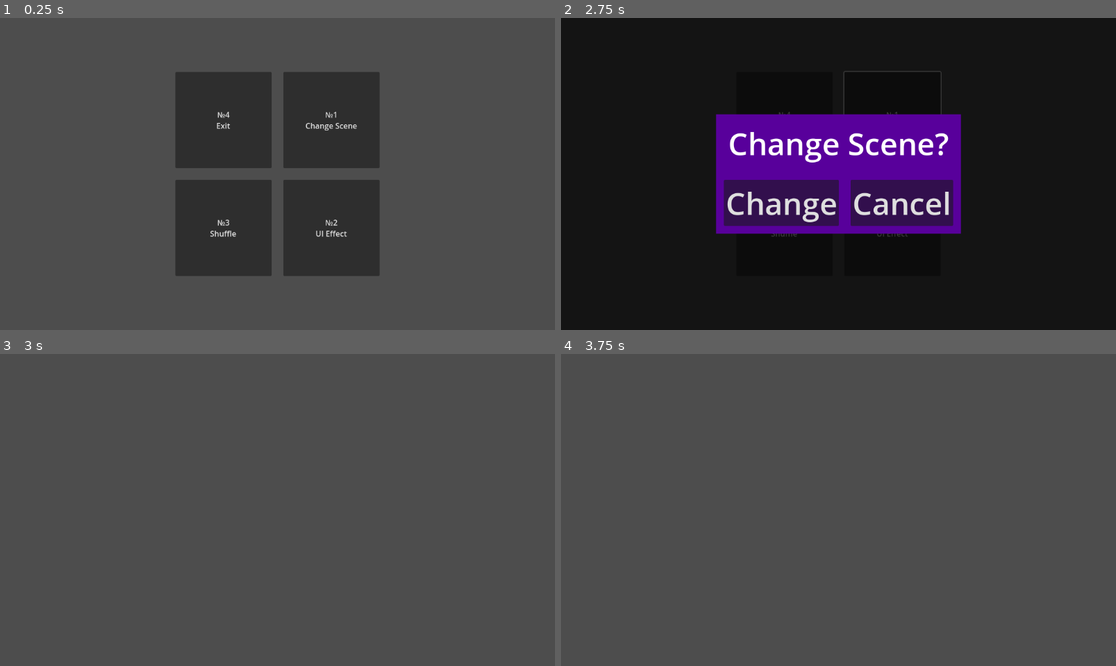
Above: before the commit, frames 1-4 (two rows, left to right).
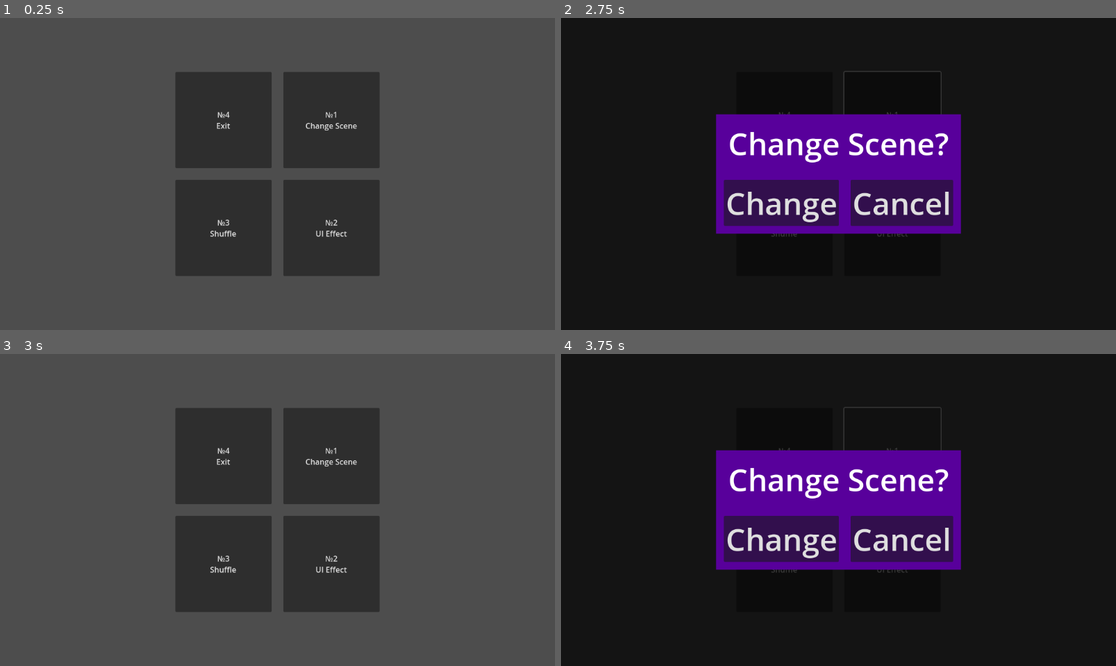
Above: after the commit, the same moments.

Repository: ash4rk/sphere-around-the-campfire
Game: Godot game, scene res://main.tscn
Two runs of this game, one before a commit and one after it. Both use one fixed random seed, a clock stepped at 60 frames per second and the inputs below.
Inputs (mouse positions are in pixels of both pictures, inside the frame that each line leads up to):
- Up to frame 1 (0.25 s): no input
- Up to frame 2 (2.75 s): click "№1 Change Scene" at 0.5 s; click "№3 Shuffle" at 1.25 s; click "№2 UI Effect" at 2 s
- Up to frame 3 (3 s): click "Change" at 2.75 s
- Up to frame 4 (3.75 s): click (894, 456) at 3.5 s, where only the run after the commit has a clickable "№1 Change Scene"

Frames 1-2 are identical in both runs. In frame 3, 21% of the frame differs, in the area x 31-69%, y 17-83%; in frame 4, 100%, in the area x 0-100%, y 0-100%.

Commit message:
FEAT: Implement fire

Diff:
--- a/main.tscn
+++ b/main.tscn
@@ -1,8 +1,9 @@
-[gd_scene load_steps=4 format=3 uid="uid://bn8flcsoje6e6"]
+[gd_scene load_steps=5 format=3 uid="uid://bn8flcsoje6e6"]
 
 [ext_resource type="Script" path="res://scenes/exit_button.gd" id="1_wtym7"]
 [ext_resource type="Script" path="res://scenes/shuffle_button.gd" id="2_677ww"]
 [ext_resource type="Script" path="res://scenes/change_scene_button.gd" id="2_iaymu"]
+[ext_resource type="PackedScene" uid="uid://xpv8t4jmwsdu" path="res://scenes/sphere_and_fire.tscn" id="3_ei0tb"]
 
 [node name="Menu" type="Control"]
 layout_mode = 3
@@ -42,6 +43,7 @@
 text = "№1
 Change Scene"
 script = ExtResource("2_iaymu")
+SCENE_TO_CHANGE = ExtResource("3_ei0tb")
 
 [node name="ShuffleButton" type="Button" parent="GridContainer"]
 custom_minimum_size = Vector2(200, 200)
--- /dev/null
+++ b/scenes/fire.tscn
@@ -0,0 +1,162 @@
+[gd_scene load_steps=21 format=3 uid="uid://dwvwl8uyu18am"]
+
+[ext_resource type="Texture2D" uid="uid://cuh6gsaxmrulx" path="res://assets/fire_1.png" id="1_m1rkb"]
+[ext_resource type="Texture2D" uid="uid://kjkouxjwpabj" path="res://assets/smoke_5.png" id="2_svbbl"]
+[ext_resource type="Texture2D" uid="uid://mwk2ky30sixw" path="res://assets/spark.png" id="3_yvpyw"]
+
+[sub_resource type="StandardMaterial3D" id="StandardMaterial3D_sguu4"]
+blend_mode = 1
+shading_mode = 0
+vertex_color_use_as_albedo = true
+albedo_texture = ExtResource("1_m1rkb")
+billboard_mode = 3
+billboard_keep_scale = true
+particles_anim_h_frames = 1
+particles_anim_v_frames = 1
+particles_anim_loop = false
+proximity_fade_enabled = true
+
+[sub_resource type="Gradient" id="Gradient_0428l"]
+interpolation_mode = 2
+offsets = PackedFloat32Array(0, 0.219149, 0.240426, 0.708511, 0.802128, 1)
+colors = PackedColorArray(1, 1, 1, 0, 0.766244, 0.256638, 0.177712, 1, 0.807843, 0.0666667, 1, 1, 0.671041, 0.0912485, 0.976397, 1.00092, 0.113095, 0.370472, 0.586111, 0.886905, 1, 1, 1, 0)
+
+[sub_resource type="GradientTexture1D" id="GradientTexture1D_vg57e"]
+gradient = SubResource("Gradient_0428l")
+
+[sub_resource type="Curve" id="Curve_vr3dq"]
+_data = [Vector2(0.00299402, 0), 0.0, 0.0, 0, 0, Vector2(0.283433, 1), 0.0, 0.0, 0, 0, Vector2(0.658683, 0.954545), -1.2525, -1.2525, 0, 0, Vector2(1, 0), 0.0, 0.0, 0, 0]
+point_count = 4
+
+[sub_resource type="CurveTexture" id="CurveTexture_mk7in"]
+curve = SubResource("Curve_vr3dq")
+
+[sub_resource type="ParticleProcessMaterial" id="ParticleProcessMaterial_8x6b2"]
+direction = Vector3(0, 1, 0)
+gravity = Vector3(0, 6, 0)
+angular_velocity_min = -360.0
+angular_velocity_max = 360.0
+angle_min = -360.0
+angle_max = 360.0
+scale_curve = SubResource("CurveTexture_mk7in")
+color = Color(1, 2, 4, 1)
+color_ramp = SubResource("GradientTexture1D_vg57e")
+turbulence_enabled = true
+turbulence_noise_scale = 0.27
+turbulence_noise_speed = Vector3(1, 0, 1)
+turbulence_influence_min = 0.02
+turbulence_influence_max = 0.06
+
+[sub_resource type="QuadMesh" id="QuadMesh_lfba8"]
+
+[sub_resource type="StandardMaterial3D" id="StandardMaterial3D_4p0xt"]
+blend_mode = 1
+shading_mode = 0
+vertex_color_use_as_albedo = true
+albedo_texture = ExtResource("2_svbbl")
+billboard_mode = 3
+billboard_keep_scale = true
+particles_anim_h_frames = 1
+particles_anim_v_frames = 1
+particles_anim_loop = false
+proximity_fade_enabled = true
+
+[sub_resource type="Gradient" id="Gradient_xhd37"]
+interpolation_mode = 2
+offsets = PackedFloat32Array(0, 0.219149, 0.293617, 0.570213, 0.802128, 1)
+colors = PackedColorArray(1, 1, 1, 0, 0.766244, 0.256638, 0.177712, 1, 0.426054, 0.333764, 0.323813, 1, 0.671041, 0.0912485, 0.976397, 1.00092, 0.113095, 0.370472, 0.586111, 0.886905, 1, 1, 1, 0)
+
+[sub_resource type="GradientTexture1D" id="GradientTexture1D_kvrcc"]
+gradient = SubResource("Gradient_xhd37")
+
+[sub_resource type="Curve" id="Curve_hlx4o"]
+_data = [Vector2(0.00299402, 0), 0.0, 0.0, 0, 0, Vector2(0.283433, 1), 0.0, 0.0, 0, 0, Vector2(0.658683, 0.954545), -1.2525, -1.2525, 0, 0, Vector2(1, 0), 0.0, 0.0, 0, 0]
+point_count = 4
+
+[sub_resource type="CurveTexture" id="CurveTexture_exn5k"]
+curve = SubResource("Curve_hlx4o")
+
+[sub_resource type="ParticleProcessMaterial" id="ParticleProcessMaterial_osrmy"]
+emission_shape = 1
+emission_sphere_radius = 0.7
+direction = Vector3(0, 1, 0)
+gravity = Vector3(1, 6, 1)
+angular_velocity_min = -360.0
+angular_velocity_max = 360.0
+angle_min = -360.0
+angle_max = 360.0
+scale_curve = SubResource("CurveTexture_exn5k")
+color_ramp = SubResource("GradientTexture1D_kvrcc")
+turbulence_enabled = true
+turbulence_noise_scale = 0.27
+turbulence_noise_speed = Vector3(1, 0, 1)
+turbulence_influence_min = 0.02
+turbulence_influence_max = 0.06
+
+[sub_resource type="QuadMesh" id="QuadMesh_7yax6"]
+
+[sub_resource type="StandardMaterial3D" id="StandardMaterial3D_s35ex"]
+blend_mode = 1
+shading_mode = 0
+vertex_color_use_as_albedo = true
+albedo_texture = ExtResource("3_yvpyw")
+billboard_mode = 3
+billboard_keep_scale = true
+particles_anim_h_frames = 1
+particles_anim_v_frames = 1
+particles_anim_loop = false
+proximity_fade_enabled = true
+
+[sub_resource type="ParticleProcessMaterial" id="ParticleProcessMaterial_udh5u"]
+emission_shape = 1
+emission_sphere_radius = 0.5
+direction = Vector3(0, 1, 0)
+gravity = Vector3(0.1, 6, 0.1)
+angular_velocity_min = -360.0
+angular_velocity_max = 360.0
+angle_min = -360.0
+angle_max = 360.0
+scale_min = 0.1
+scale_max = 0.1
+scale_curve = SubResource("CurveTexture_mk7in")
+color = Color(3, 3, 6, 1)
+color_ramp = SubResource("GradientTexture1D_vg57e")
+turbulence_enabled = true
+turbulence_noise_scale = 0.27
+turbulence_noise_speed = Vector3(1, 0, 1)
+turbulence_influence_min = 0.02
+turbulence_influence_max = 0.06
+
+[sub_resource type="QuadMesh" id="QuadMesh_d2c5d"]
+
+[node name="Fire" type="Node3D"]
+
+[node name="BaseFire" type="GPUParticles3D" parent="."]
+material_override = SubResource("StandardMaterial3D_sguu4")
+amount = 32
+fixed_fps = 60
+visibility_aabb = AABB(-0.579534, -2.90698, -0.782616, 1.15907, 5.81397, 1.56523)
+process_material = SubResource("ParticleProcessMaterial_8x6b2")
+draw_pass_1 = SubResource("QuadMesh_lfba8")
+
+[node name="Smoke" type="GPUParticles3D" parent="."]
+transform = Transform3D(1, 0, 0, 0, 1, 0, 0, 0, 1, 0, 0.585601, 0)
+material_override = SubResource("StandardMaterial3D_4p0xt")
+amount = 16
+fixed_fps = 60
+visibility_aabb = AABB(-0.579534, -3.094, -0.782616, 1.15907, 5.81397, 1.56523)
+process_material = SubResource("ParticleProcessMaterial_osrmy")
+draw_pass_1 = SubResource("QuadMesh_7yax6")
+
+[node name="Sparks" type="GPUParticles3D" parent="."]
+transform = Transform3D(1, 0, 0, 0, 1, 0, 0, 0, 1, 0.0110362, 0.413302, -0.00324821)
+material_override = SubResource("StandardMaterial3D_s35ex")
+amount = 128
+fixed_fps = 60
+visibility_aabb = AABB(-0.579534, -2.90698, -0.782616, 1.15907, 5.81397, 1.56523)
+process_material = SubResource("ParticleProcessMaterial_udh5u")
+draw_pass_1 = SubResource("QuadMesh_d2c5d")
+
+[node name="OmniLight3D" type="OmniLight3D" parent="."]
+light_color = Color(1, 0.687085, 0.994229, 1)
+light_energy = 3.0
Binary file added: assets/fire_1.png
Not shown, added: assets/fire_1.png.import
Binary file added: assets/fire_2.png
Not shown, added: assets/fire_2.png.import
Binary file added: assets/fire_3.png
Not shown, added: assets/fire_3.png.import
Binary file added: assets/fire_4.png
Not shown, added: assets/fire_4.png.import
Binary file added: assets/smoke_1.png
Not shown, added: assets/smoke_1.png.import
Binary file added: assets/smoke_2.png
Not shown, added: assets/smoke_2.png.import
(and 10 more such lines)
